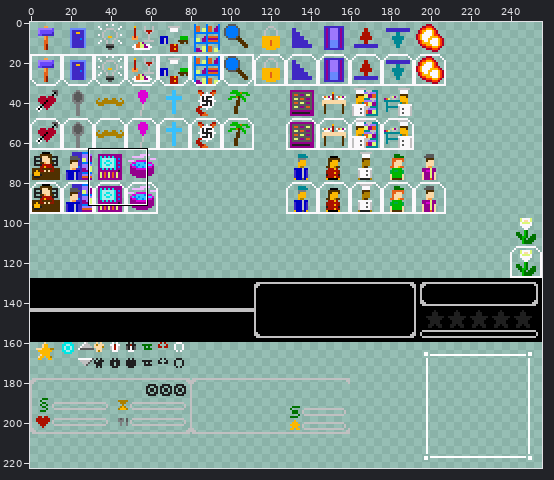
Edited in one commit: sprite sheet (data/img/hud.png). The first picture is a wide view before the edit; the outline marks the close-up.
Close-up. First the earlier version:
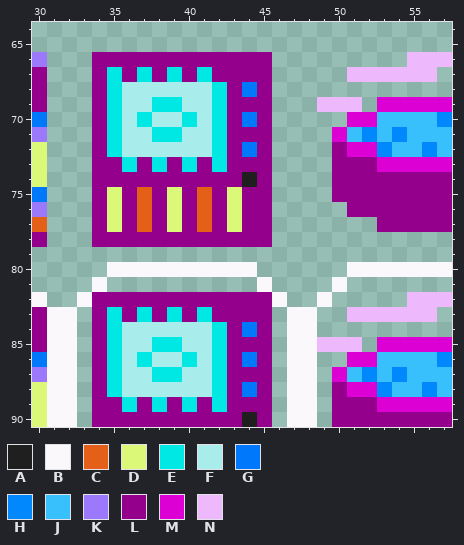
The file is 256x256 pixels. Colours within 5 levels of each other are drawn and written as one. Shown: x 30..57, y 64..90. The wide view leaves out empty margins.
Palette (. is transparent): A #1f1f1f  B #fbf8fb  C #e46018  D #dcf878  E #00e8e4  F #a9ecec  G #0078fc  H #0088fc  J #38c0fc  K #9c78fc  L #94008c  M #dc00d4  N #edb8fc
Pixels before, first column x 30:
66 K...LLLLLLLLLLLL.........NNN
67 L...LELELELELLLL.....NNNNNN.
68 L...LEFFFFFFELGL............
69 L...LEFFEEFFELLL...NNN.MMMMM
70 G...LEFEFFEFELGL.....MMJJJJH
71 K...LEFFEEFFELLL....MJHJHJJJ
72 D...LEFFFFFFELGL....LMMHJJHJ
73 D...LLELELELELLL....LLLMMMMM
74 D...LLLLLLLLLLAL....LLLLLLLL
75 G...LDLCLDLCLDLL....LLLLLLLL
76 K...LDLCLDLCLDLL.....LLLLLLL
77 C...LDLCLDLCLDLL.......LLLLL
78 L...LLLLLLLLLLLL............
79 ............................
80 .....BBBBBBBBBB......BBBBBBB
81 ....B..........B....B.......
82 B..BLLLLLLLLLLLLB..B.....NNN
83 LBB.LELELELELLLL.BB..NNNNNN.
84 LBB.LEFFFFFFELGL.BB.........
85 LBB.LEFFEEFFELLL.BBNNN.MMMMM
86 GBB.LEFEFFEFELGL.BB..MMJJJJH
87 KBB.LEFFEEFFELLL.BB.MJHJHJJJ
88 DBB.LEFFFFFFELGL.BB.LMMHJJHJ
89 DBB.LLELELELELLL.BB.LLLMMMMM
90 DBB.LLLLLLLLLLAL.BB.LLLLLLLL
Now the later version:
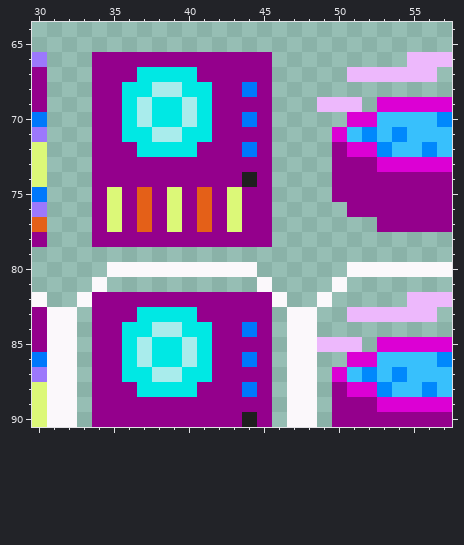
Difference:
{"y":67,"x":35,"old":"E","new":"L"}
{"y":67,"x":38,"old":"L","new":"E"}
{"y":67,"x":40,"old":"LE","new":"EL"}
{"y":68,"x":35,"old":"EFF","new":"LEE"}
{"y":68,"x":40,"old":"FFE","new":"EEL"}
{"y":69,"x":35,"old":"EF","new":"LE"}
{"y":69,"x":41,"old":"FE","new":"EL"}
{"y":70,"x":35,"old":"EFEFFEFE","new":"LEFEEFEL"}
{"y":71,"x":35,"old":"EFFEEFFE","new":"LEEFFEEL"}
{"y":72,"x":35,"old":"EFFFFFFE","new":"LLEEEELL"}
{"y":73,"x":36,"old":"E","new":"L"}
{"y":73,"x":38,"old":"E","new":"L"}
{"y":73,"x":40,"old":"E","new":"L"}
{"y":73,"x":42,"old":"E","new":"L"}
{"y":83,"x":35,"old":"E","new":"L"}
{"y":83,"x":38,"old":"L","new":"E"}
{"y":83,"x":40,"old":"LE","new":"EL"}
{"y":84,"x":35,"old":"EFF","new":"LEE"}
{"y":84,"x":40,"old":"FFE","new":"EEL"}
{"y":85,"x":35,"old":"EF","new":"LE"}
{"y":85,"x":41,"old":"FE","new":"EL"}
{"y":86,"x":35,"old":"EFEFFEFE","new":"LEFEEFEL"}
{"y":87,"x":35,"old":"EFFEEFFE","new":"LEEFFEEL"}
{"y":88,"x":35,"old":"EFFFFFFE","new":"LLEEEELL"}
{"y":89,"x":36,"old":"E","new":"L"}
{"y":89,"x":38,"old":"E","new":"L"}
{"y":89,"x":40,"old":"E","new":"L"}
{"y":89,"x":42,"old":"E","new":"L"}
{"label":"changed","picture_box":[107,67,227,172]}
{"label":"changed","picture_box":[107,307,227,412]}
